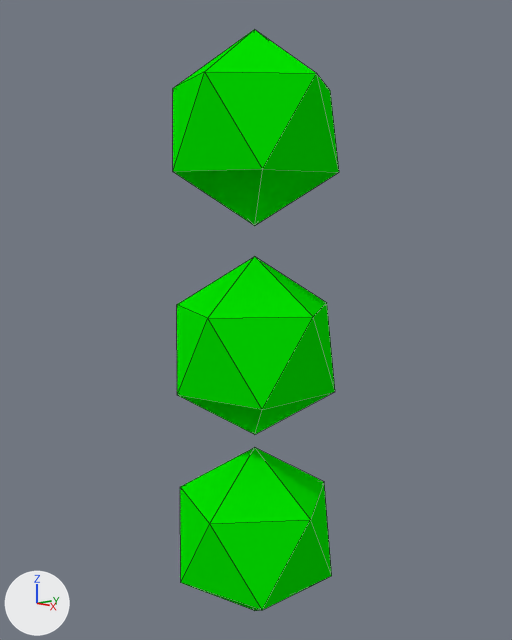
Two versions of the Blender file src/test/resources/unit_tests/shared_mesh.blend, one commit apart.
Before and after are seen from a 50 mm lens placed at (9.67, -8.38, 6.17), pointed at (-0.03, 0.06, 4.08). Lighting does not change. The marker at lower left points along +X, +Y and +Z. Mesh edges are drawn as thin lines.
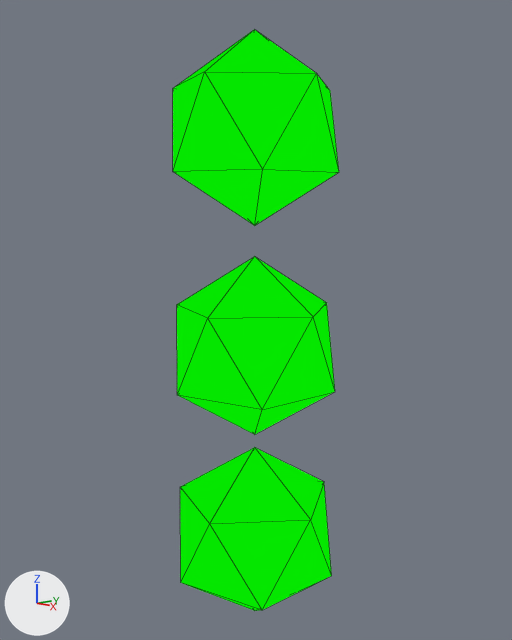
Boxes (x1, y1, x2, y2) around the edits, measured in the pictures (512 x 640 px):
'Icosphere.002', recoloured
    both: (173, 37, 339, 226)
'Icosphere.001', recoloured
    both: (177, 256, 335, 435)
'Icosphere', recoloured
    both: (180, 447, 332, 611)

What changed in the scene script:
```text
Add ng_common_matdefs_misc_unshaded_j3md__jme:
    ng_common_matdefs_misc_unshaded_j3md__jme = bpy.data.node_groups.new('!Common/MatDefs/Misc/Unshaded.j3md; JME', 'ShaderNodeTree')
    # nodes: AddShader, BsdfTransparent, Emission, LightPath, Mix, MixShader
    # colours: white #ffffff
Change mat_material_001:
    remove # nodes: BsdfDiffuse, OutputMaterial
    remove # colours: green #05e700
    nodes: Group, OutputMaterial, RGB
    colours: green #05e700, white #ffffff, black #000000
```
